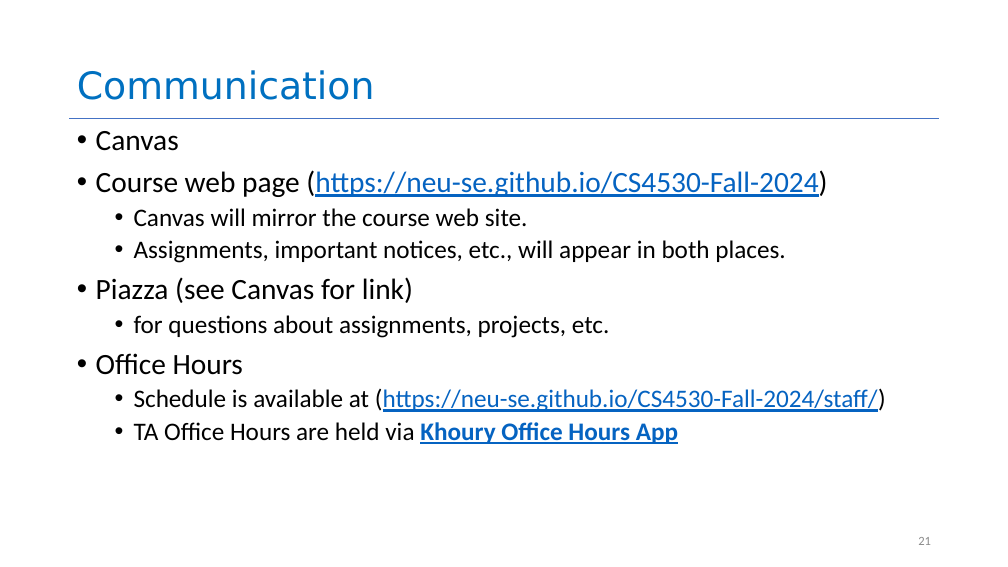
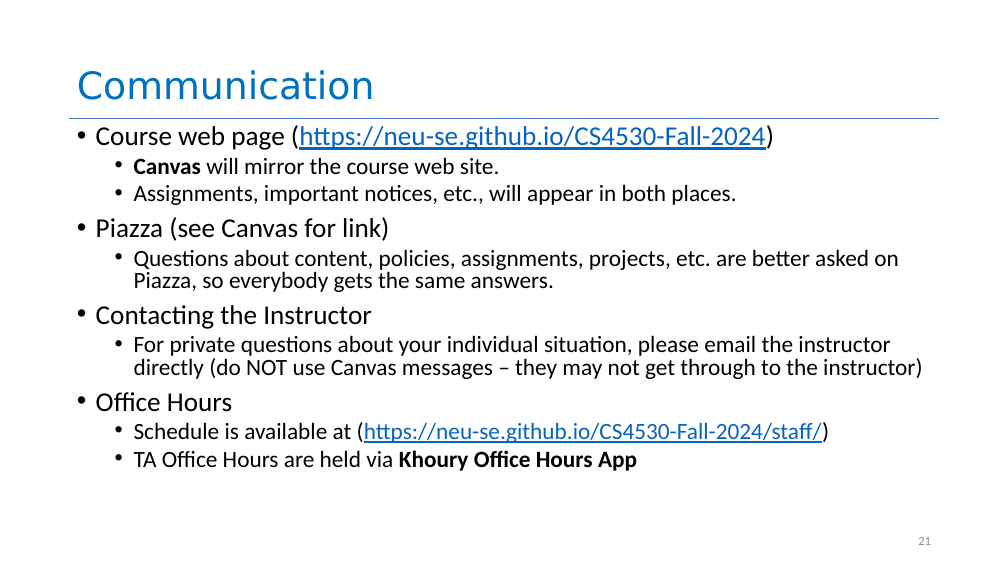
Before and after one commit to nishyanntomy/CS4530-Fall-2024, a slide deck: slide 21 of Slides/Module 01.1 Course Introduction.pptx. Drawn at 1008x567 pixels with LibreOffice and Linux fonts; fonts in the diff are those of the drawing. Boxes give left, top, right and bottom in pixels: in the first picture for what was removed or moved away, otherwise in the second. Text is boxed around its words. In the diff, an @@ line names an element or a change of style, - is before the commit and + after.

Commit message:
updated communication slide as Mitch suggested

```diff
--- a/Slides/Module 01.1 Course Introduction.pptx
+++ b/Slides/Module 01.1 Course Introduction.pptx
@@ text at [96, 131, 179, 151]: paragraph removed @@
-• Canvas
@@ text at [96, 125, 830, 471]: size 28 to 25.9 pt in "Course web page (https://neu-se.github.io/CS4530-Fall-2024)", "Piazza (see Canvas for link)", "Office Hours"; size 24 to 22.2 pt in "Canvas will mirror the course web site.", "Assignments, important notices, etc., will appear in ...", "Schedule is available at (https://neu-se.github.io/CS4530-Fa ...", "TA Office Hours are held via Khoury ..."; bold on in "Canvas"; text colour #0563C1 to #000000, underline off in "Khoury Office Hours App"; line spacing 0.9 to 0.8 @@
@@ text at [96, 249, 922, 379]: text changed; size 24 to 22.2 pt @@
-  • for questions about assignments, projects, etc.
+  • Questions about content, policies, assignments, projects, etc. are better asked on Piazza, so everybody gets the same answers.
+• Contacting the Instructor
+  • For private questions about your individual situation, please email the instructor directly (do NOT use Canvas messages – they may not get through to the instructor)
```
Also in this commit, not shown: 1 other file.
